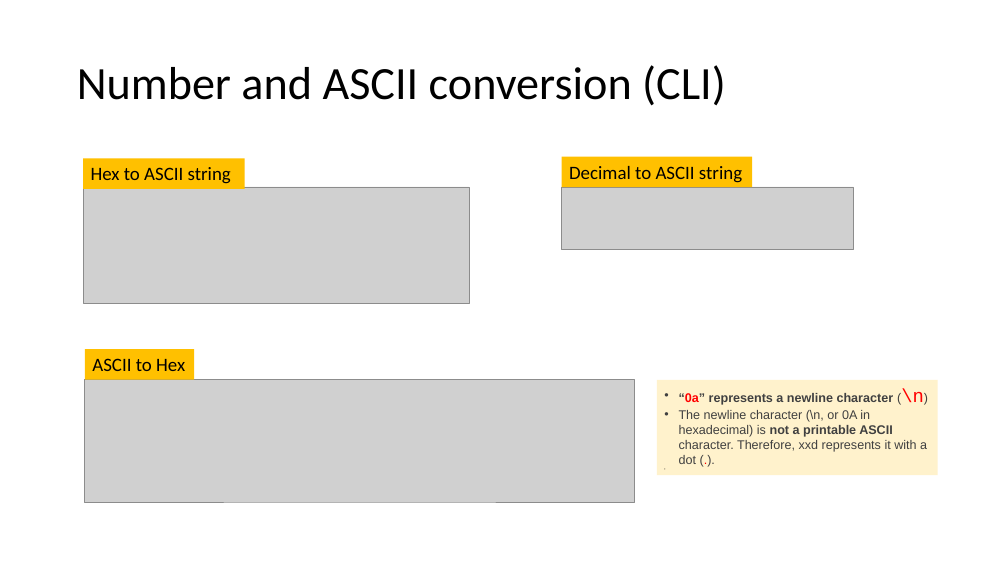
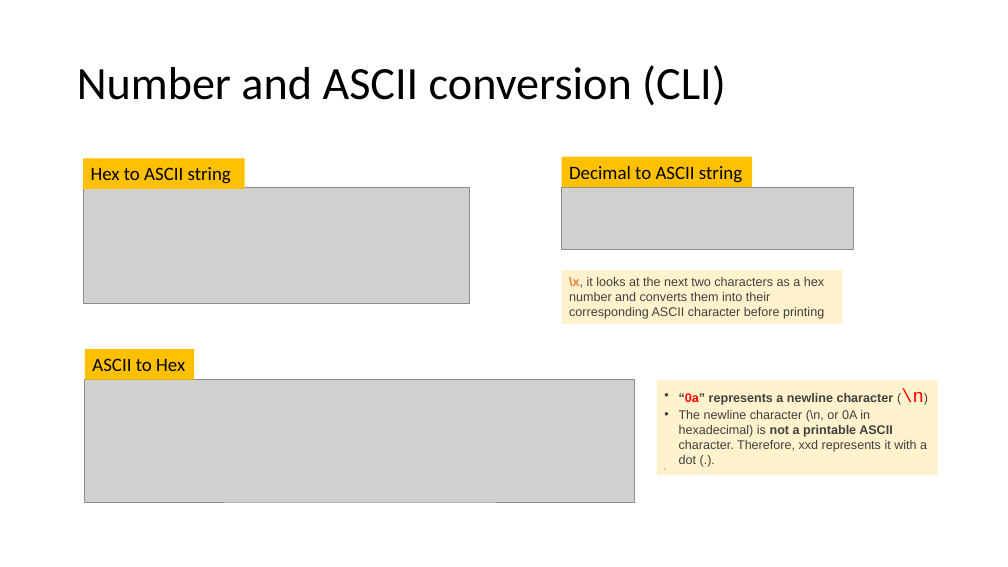
Before and after one commit to frankwxu/digital-forensics-lab, a slide deck: slide 20 of Basic_Computer_Skills_for_Forensics/0_Number_Systems.pptx. Drawn at 1008x567 pixels with LibreOffice and Linux fonts; fonts in the diff are those of the drawing; grey boxes stand for pictures; background and template pictures are left out. Boxes give left, top, right and bottom in pixels: in the first picture for what was removed or moved away, otherwise in the second. Text is boxed around its words. In the diff, an @@ line names an element or a change of style, - is before the commit and + after.

Commit message:
minor changes to 0_number_system

```diff
--- a/Basic_Computer_Skills_for_Forensics/0_Number_Systems.pptx
+++ b/Basic_Computer_Skills_for_Forensics/0_Number_Systems.pptx
@@ rectangle added at <box>562,270,842,324</box>, fill #FFF2CC, 12 pt, text #404040 @@
+\x, it looks at the next two characters as a hex number and converts them into their corresponding ASCII character before printing
```
Also in this commit, not shown: 2 other slides changed.
